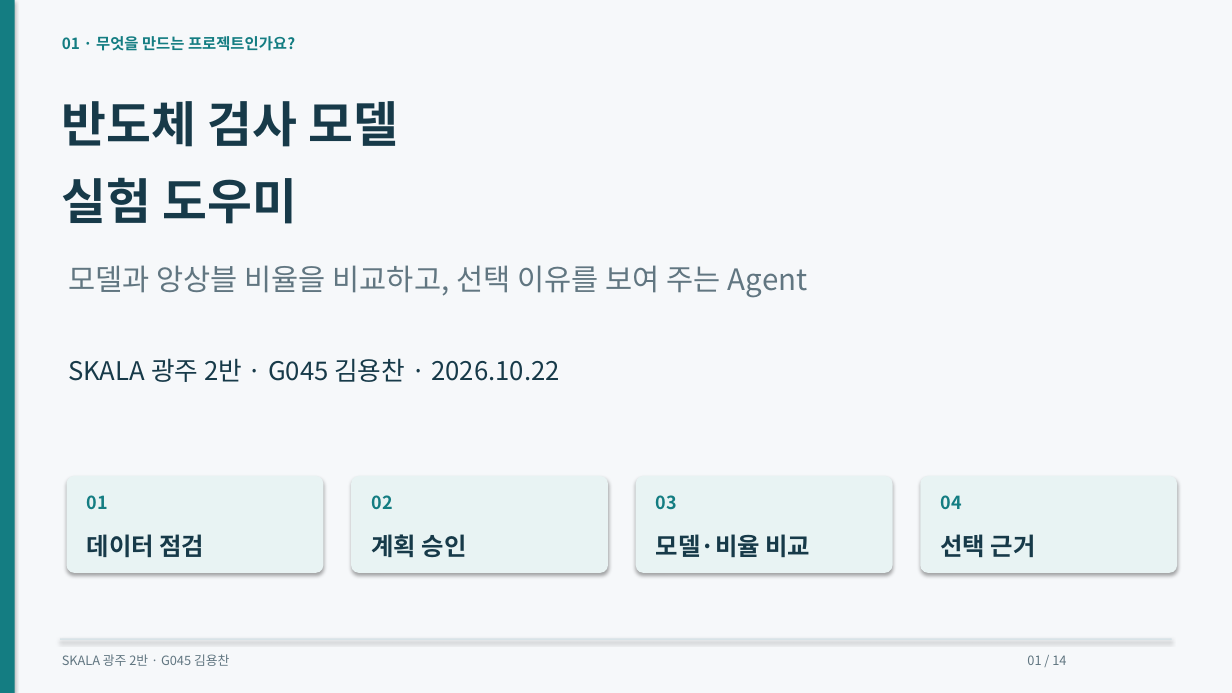
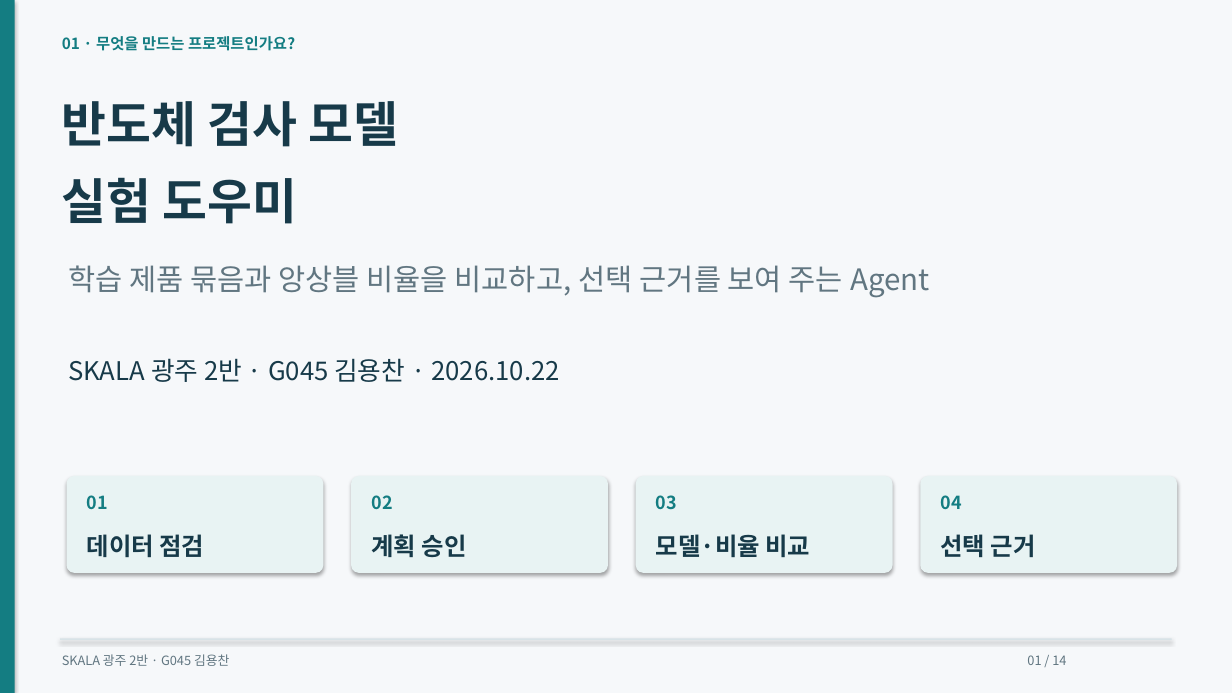
Before and after one commit to dragonchan95/Semiconductor-AI-Agent, a slide deck: slide 1 of docs/G045_Semiconductor_Agent.pptx. Drawn at 1232x693 pixels with LibreOffice and Linux fonts; fonts in the diff are those of the drawing. Boxes give left, top, right and bottom in pixels: in the first picture for what was removed or moved away, otherwise in the second. Text is boxed around its words. In the diff, an @@ line names an element or a change of style, - is before the commit and + after.

```diff
--- a/docs/G045_Semiconductor_Agent.pptx
+++ b/docs/G045_Semiconductor_Agent.pptx
@@ text at bbox=[68, 265, 930, 298]: text changed @@
-모델과 앙상블 비율을 비교하고, 선택 이유를 보여 주는 Agent
+학습 제품 묶음과 앙상블 비율을 비교하고, 선택 근거를 보여 주는 Agent
```
Also in this commit, not shown: 8 other slides changed, 1 slide added, 1 slide removed, 53 other files.
